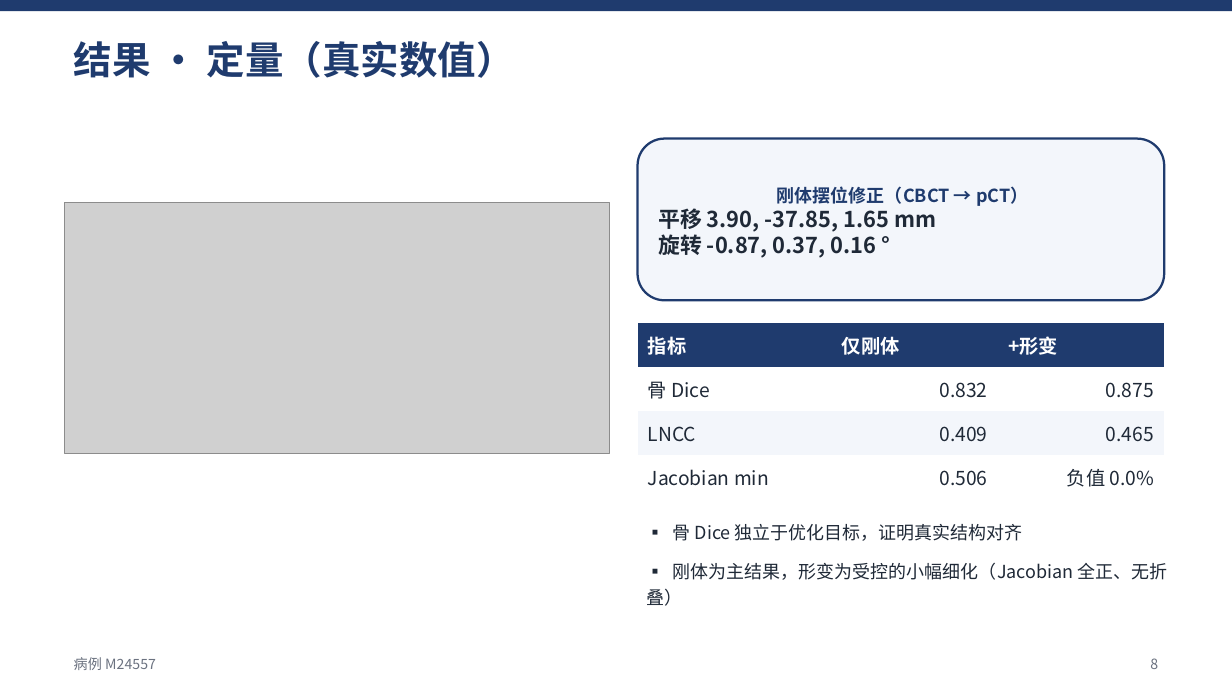
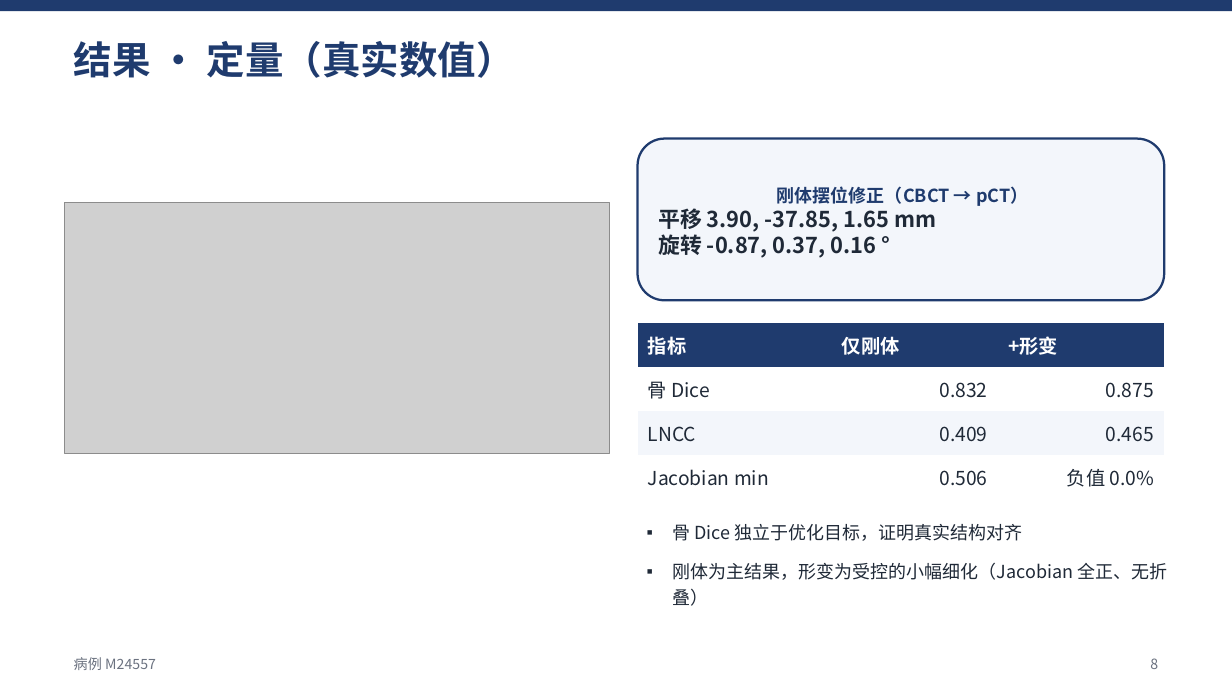
Before and after one commit to develop-yang/Task, a slide deck: slide 8 of results_sample/CBCT_pCT_配准汇报.pptx. Drawn at 1232x693 pixels with LibreOffice and Linux fonts; fonts in the diff are those of the drawing; grey boxes stand for pictures. Boxes give left, top, right and bottom in pixels: in the first picture for what was removed or moved away, otherwise in the second. Text is boxed around its words. In the diff, an @@ line names an element or a change of style, - is before the commit and + after.

```diff
--- a/results_sample/CBCT_pCT_配准汇报.pptx
+++ b/results_sample/CBCT_pCT_配准汇报.pptx
@@ text at (672,524,1167,606): text changed @@
-▪ 骨 Dice 独立于优化目标，证明真实结构对齐
-▪ 刚体为主结果，形变为受控的小幅细化（Jacobian 全正、无折叠）
+▪ 骨 Dice 独立于优化目标，证明真实结构对齐
+▪ 刚体为主结果，形变为受控的小幅细化（Jacobian 全正、无折叠）
```
Also in this commit, not shown: 8 other slides changed, 3 other files.
